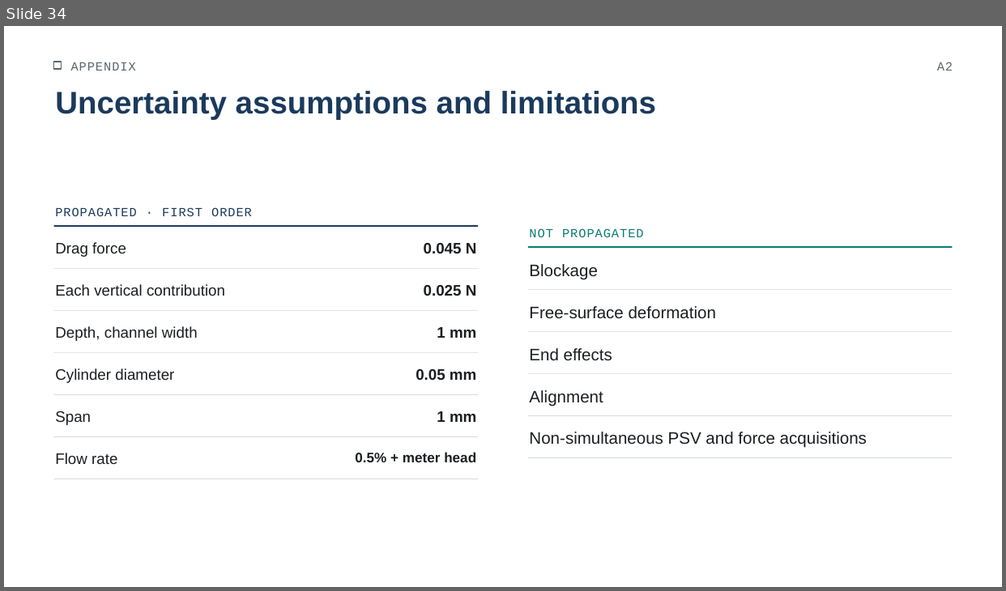
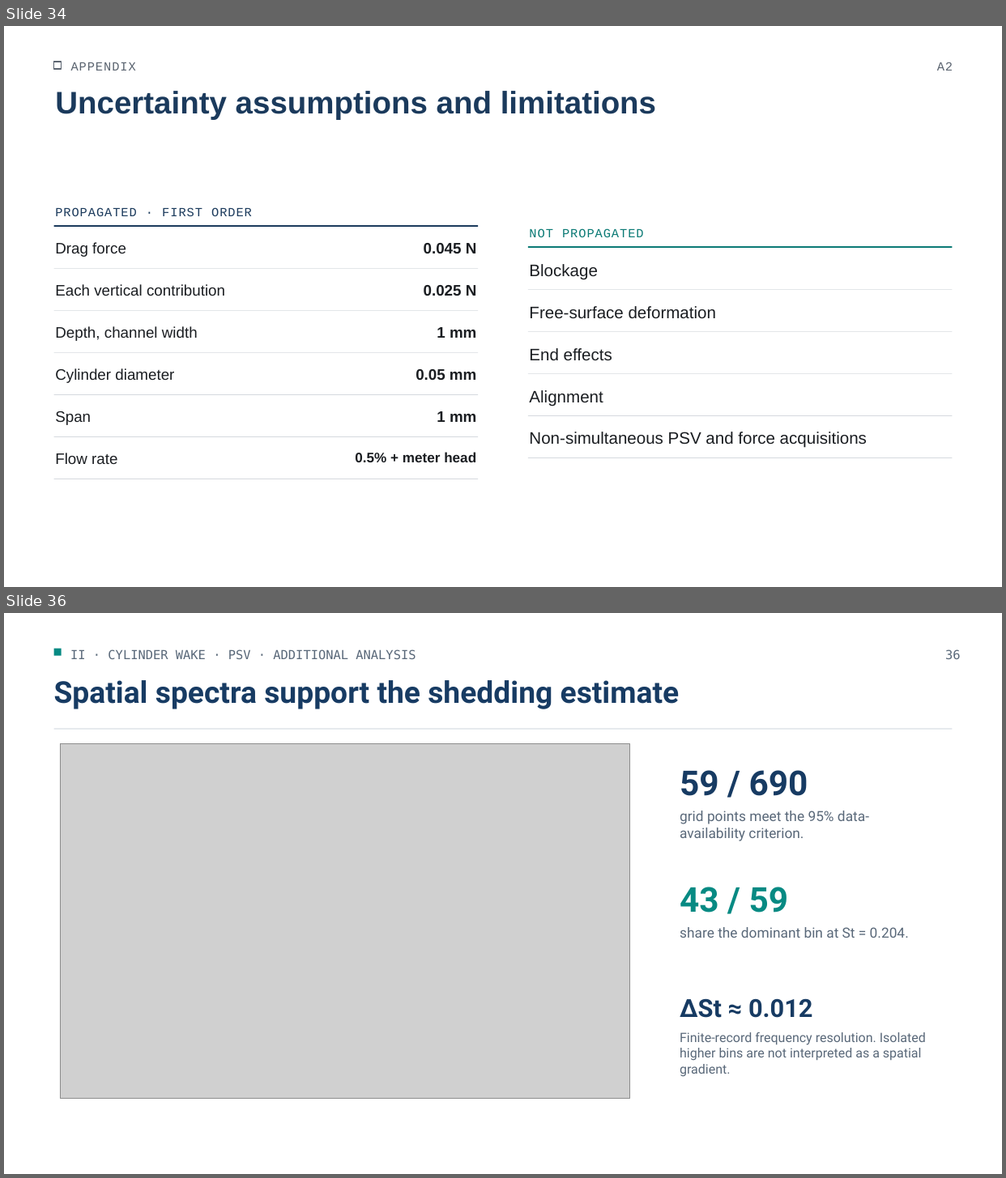
Before and after one commit to antonio-arbizzani-tonelli/fluid-flow-verification-validation, a slide deck: presentation/fluid_flow_verification_validation.pptx. Shown one above the other, each under a label of ours: slide 34 before the commit, slides 34 and 36 after it; the slides between them are not shown. The pictures are 1006x591 and 1006x1178 pixels, drawn with LibreOffice and Linux fonts; fonts in the diff are those of the drawing; grey boxes stand for pictures. Boxes give left, top, right and bottom in pixels: in the first picture for what was removed or moved away, otherwise in the second. Text is boxed around its words. In the diff, an @@ line names an element or a change of style, - is before the commit and + after.

Commit message:
Add CFD sensitivity and wake analysis results

```diff
--- a/presentation/fluid_flow_verification_validation.pptx
+++ b/presentation/fluid_flow_verification_validation.pptx
@@ slide 36 added at [4, 613, 1002, 1174], background #FFFFFF @@
@@ rectangle added at [54, 649, 62, 656], fill #078A83 @@
@@ text added at [70, 649, 415, 659], 18 pt, text #596879 @@
+II · CYLINDER WAKE · PSV · ADDITIONAL ANALYSIS
@@ text added at [945, 649, 961, 659], 18 pt, text #596879 @@
+36
@@ text added at [54, 680, 679, 709], 43.5 pt, text #173B63, bold @@
+Spatial spectra support the shedding estimate
@@ rectangle added at [54, 728, 952, 730], fill #D9E0E6 @@
@@ picture added at [60, 743, 629, 1098] @@
@@ text added at [680, 770, 808, 796], 49.5 pt, text #173B63, bold @@
+59 / 690
@@ text added at [680, 811, 869, 841], 20.2 pt, text #596879 @@
+grid points meet the 95% data-availability criterion.
@@ text added at [680, 887, 789, 913], 49.5 pt, text #078A83, bold @@
+43 / 59
@@ text added at [680, 927, 909, 938], 20.2 pt, text #596879 @@
+share the dominant bin at St = 0.204.
@@ text added at [680, 999, 813, 1018], 36 pt, text #173B63, bold @@
+ΔSt ≈ 0.012
@@ text added at [680, 1033, 926, 1077], 18.8 pt, text #596879 @@
+Finite-record frequency resolution. Isolated higher bins are not interpreted as a spatial gradient.
```
Also in this commit, not shown: 21 slides changed, 1 other slide added, 27 other files.
